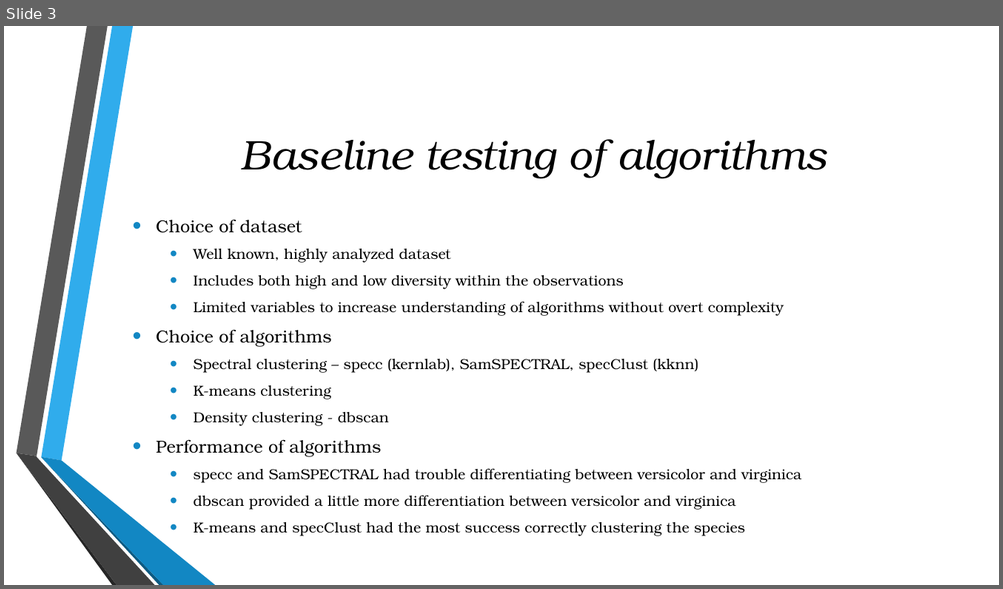
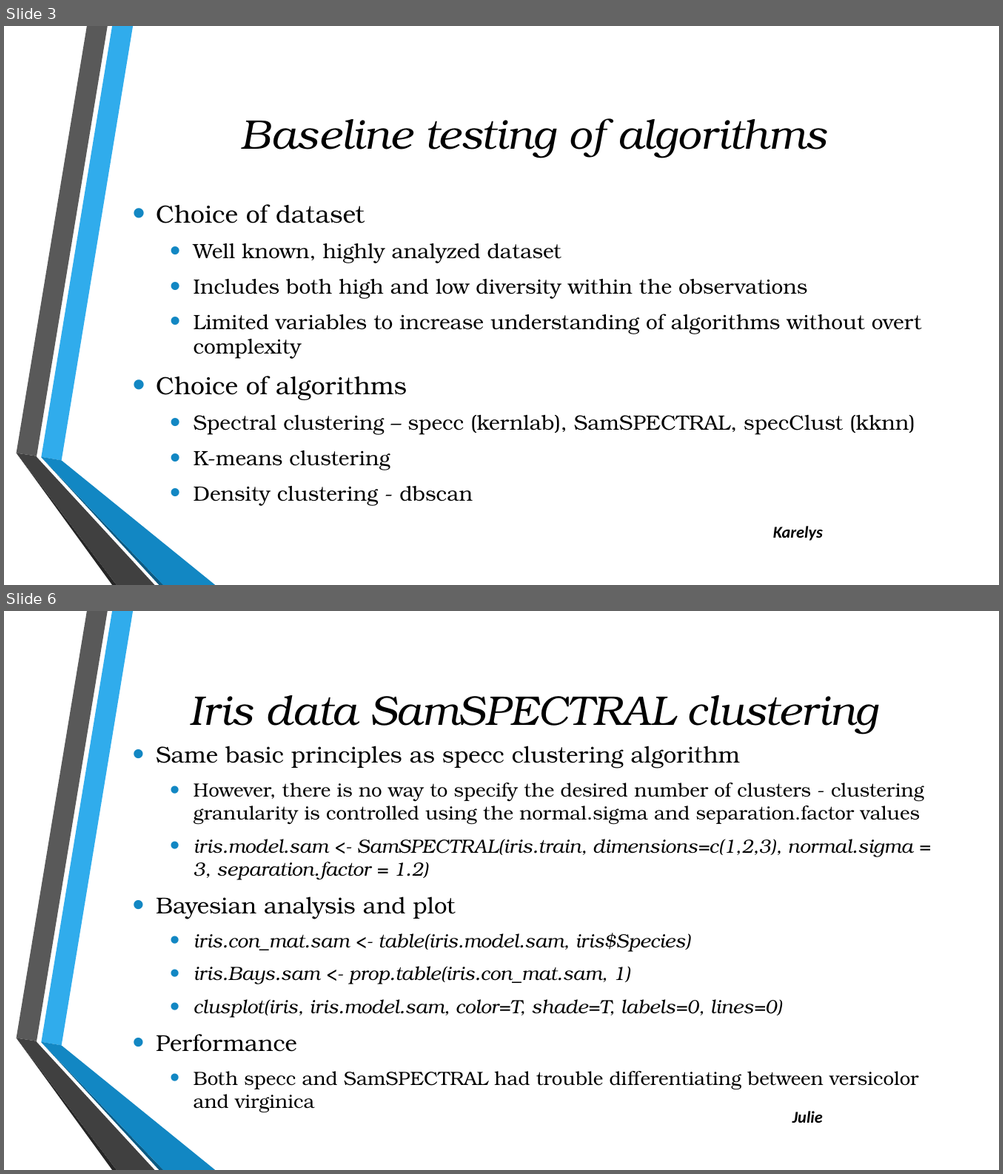
Before and after one commit to julielinx/Final-_Project, a slide deck: Presentation2.pptx. Shown one above the other, each under a label of ours: slide 3 before the commit, slides 3 and 6 after it; the slides between them are not shown. The pictures are 1003x589 and 1003x1174 pixels, drawn with LibreOffice and Linux fonts; fonts in the diff are those of the drawing; background and template pictures are left out. Boxes give left, top, right and bottom in pixels: in the first picture for what was removed or moved away, otherwise in the second. Text is boxed around its words. In the diff, an @@ line names an element or a change of style, - is before the commit and + after.

```diff
--- a/Presentation2.pptx
+++ b/Presentation2.pptx
@@ slide 6 added at [4,611,999,1170], background picture (left out); not listed: 6 template elements that a slide beside it also shows @@
@@ title added at [189,695,879,735], 40 pt, text #000000, italic @@
+Iris data SamSPECTRAL clustering
@@ text added at [156,746,924,1113], 18.5 pt, text #000000 @@
+• Same basic principles as specc clustering algorithm
+  • However, there is no way to specify the desired number of clusters - clustering granularity is controlled using the normal.sigma and separation.factor values
+  • iris.model.sam <- SamSPECTRAL(iris.train, dimensions=c(1,2,3), normal.sigma = 3, separation.factor = 1.2)
+• Bayesian analysis and plot
+  • iris.con_mat.sam <- table(iris.model.sam, iris$Species)
+  • iris.Bays.sam <- prop.table(iris.con_mat.sam, 1)
+  • clusplot(iris, iris.model.sam, color=T, shade=T, labels=0, lines=0)
+• Performance
+  • Both specc and SamSPECTRAL had trouble differentiating between versicolor and virginica
@@ text added at [792,1111,822,1123], 16 pt, text #000000, bold, italic @@
+Julie
@@ slide 3 changed as well @@
@@ title "Baseline testing of algorithms": place and size @@
-title "Baseline testing of algorithms" at [241,140,826,179]
+title "Baseline testing of algorithms" at [241,119,826,158]
@@ text "Choice of dataset": place and size @@
-text "Choice of dataset" at [156,219,802,537]
+text "Choice of dataset" at [156,204,922,506]
@@ text "Choice of dataset" at [156,204,922,506]: size 16.8 to 24 pt in "Choice of dataset", "Choice of algorithms"; size 14 to 20 pt in "Well known, highly analyzed dataset", "Includes both high and low diversity within ...", "Limited variables to increase understanding of algorithms ...", "Spectral clustering – specc (kernlab), SamSPECTRAL, specClus ..." and 2 more places; more space between paragraphs @@
@@ text at [156,440,802,537]: paragraphs removed @@
-• Performance of algorithms
-  • specc and SamSPECTRAL had trouble differentiating between versicolor and virginica
-  • dbscan provided a little more differentiation between versicolor and virginica
-  • K-means and specClust had the most success correctly clustering the species
@@ text added at [773,526,822,541], 16 pt, text #000000, bold, italic @@
+Karelys
```
Also in this commit, not shown: 4 other slides changed, 8 other slides added.
